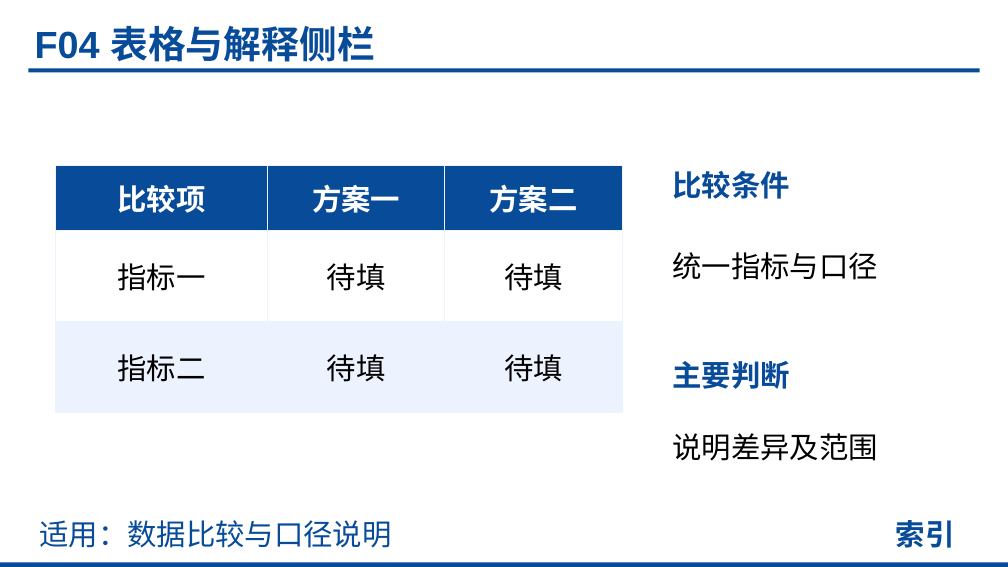
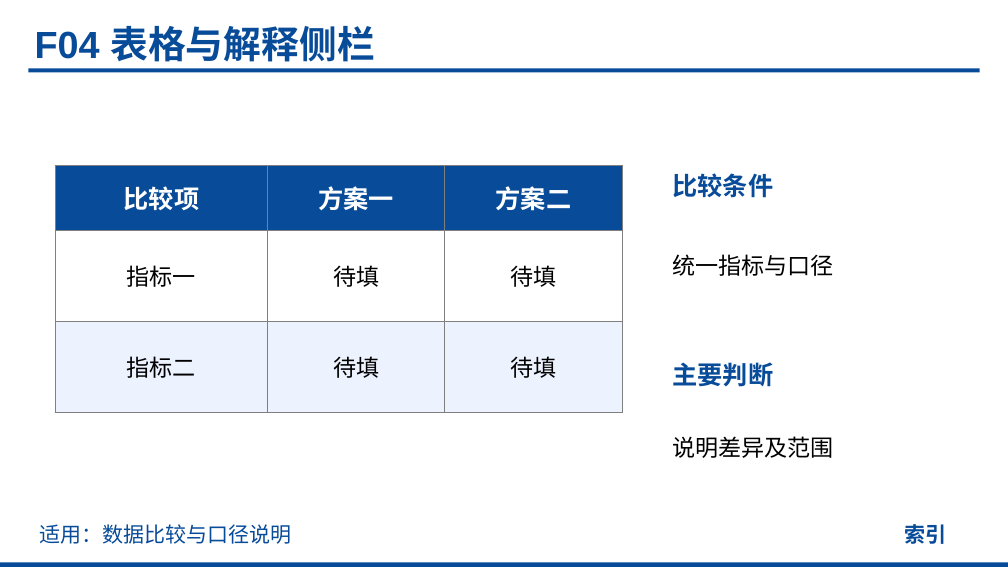
Before and after one commit to realihang/academic-ppt-skill, a slide deck: slide 59 of assets/element-reference.pptx. Drawn at 1008x567 pixels with LibreOffice and Linux fonts; fonts in the diff are those of the drawing. Boxes give left, top, right and bottom in pixels: in the first picture for what was removed or moved away, otherwise in the second. Text is boxed around its words. In the diff, an @@ line names an element or a change of style, - is before the commit and + after.

Commit message:
Refine Academic PPT typography, borders and reference resources

```diff
--- a/assets/element-reference.pptx
+++ b/assets/element-reference.pptx
@@ table at [55, 166, 622, 413] @@
@@ size 28 to 24 pt in "比较项", "方案一", "方案二" @@
@@ size 28 to 22 pt in "指标一", "待填", "待填", "指标二" and 2 more places @@
@@ borders changed @@
@@ text "比较条件" at [672, 173, 773, 198]: size 28 to 24 pt @@
@@ text "统一指标与口径" at [672, 254, 833, 276]: size 28 to 22 pt @@
@@ text "主要判断" at [672, 362, 773, 387]: size 28 to 24 pt @@
@@ text "说明差异及范围" at [672, 436, 833, 458]: size 28 to 22 pt @@
@@ text "适用：数据比较与口径说明" at [39, 524, 291, 544]: size 28 to 20 pt @@
@@ text "索引" at [904, 524, 946, 544]: size 28 to 20 pt @@
```
Also in this commit, not shown: 111 other slides changed, 12 other files.
